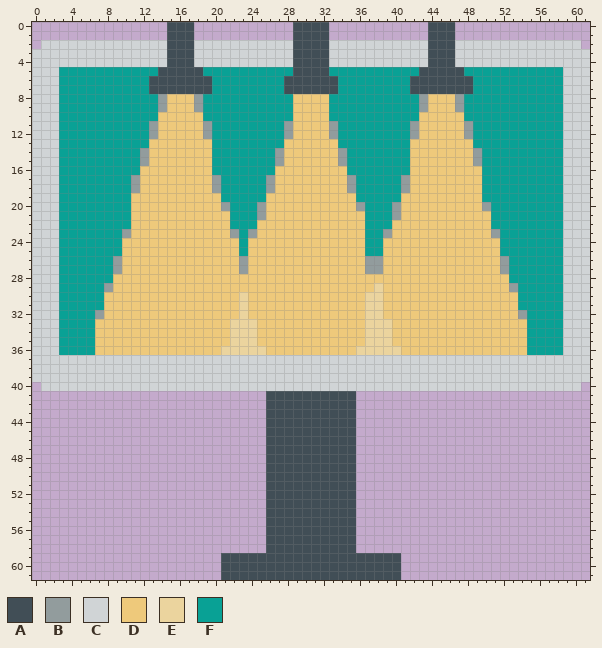
A pixel-art sprite gets an edit: icon-ads.png. Above: the version before the commit.
The file is 78x78 pixels. The old version is drawn lined up with the new one, on the new canvas.
Palette (. is transparent): A #414e56  B #929c9d  C #d0d4d6  D #eec97b  E #ebd49e  F #09a195
New version:
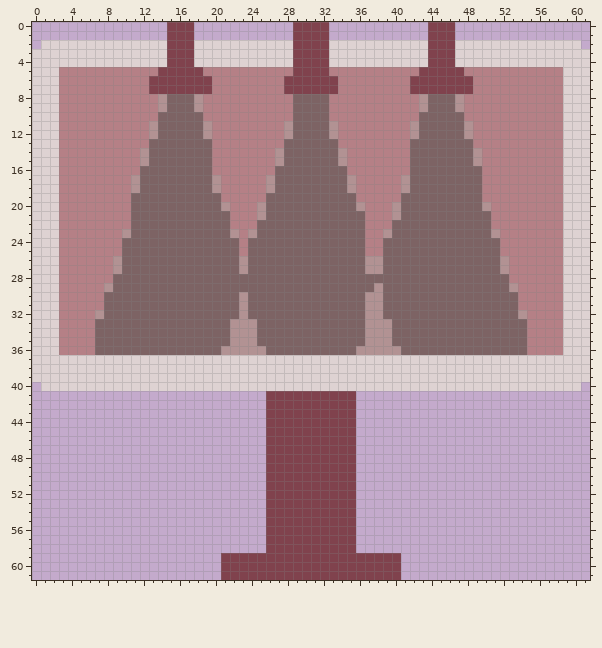
Difference:
canvas 78x78 -> 62x62, the old top-left corner now at -8,-8 (the part of the old canvas that was cut away was empty and is not shown)
colour A: #414e56 -> #80424d
colour B: #929c9d -> #b29293
colour C: #d0d4d6 -> #ded2d2
colour D: #eec97b -> #7d6364
colour F: #09a195 -> #b58086
Changed rows in their new state; - is a pixel that keeps its letter.
first column x 21:
29 -----------------B--
30 --B-------------BB--
31 --B-------------BB--
32 --B-------------BB--
33 -BBB------------BBB-
34 -BBB------------BBB-
35 -BBB------------BBB-
36 BBBBB----------BBBBB
Pixel boxes of the changes (left, top, right, bottom) in both pictures:
changed: (32, 22, 590, 580)
